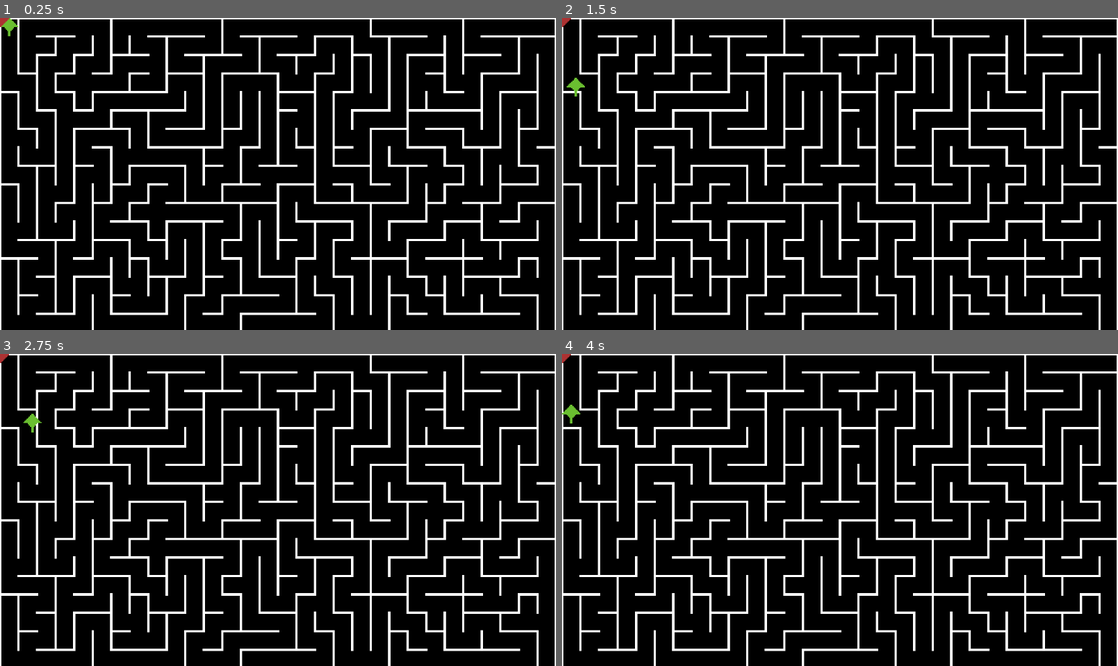
Above: before the commit, frames 1-4 (two rows, left to right).
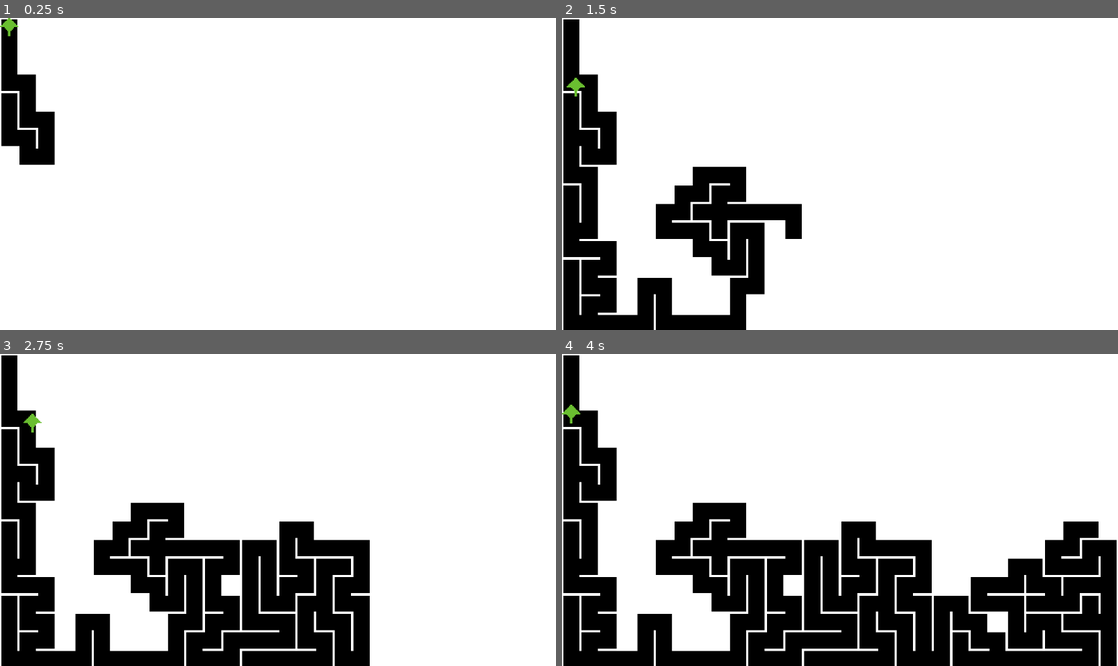
Above: after the commit, the same moments.

Repository: vividskiess/COS30031
Game: Godot game, scene res://scenes/level.tscn
The game is run twice, just before and just after one commit, with the same random seed, the same clock (stepped at 60 frames per second) and the same inputs.
Inputs:
- Up to frame 1 (0.25 s): no input
- Up to frame 2 (1.5 s): hold D (move_right) 0.53-1.28 s; hold S (move_down) from 1.28 s (still down)
- Up to frame 3 (2.75 s): release S (move_down) at 2.03 s; hold D (move_right) from 2.03 s (still down)
- Up to frame 4 (4 s): release D (move_right) at 2.78 s; hold W (move_up) 2.78-3.53 s; hold A (move_left) from 3.53 s (still down)

The runs differ from the first frame. In frame 1, 87% of the frame differs, in the area x 0-100%, y 0-100%; in frame 2, 75%; in frame 3, 64%; in frame 4, 54%.

Commit message:
Add instancing for key and exit

Diff:
--- a/scenes/exit.tscn
+++ b/scenes/exit.tscn
@@ -8,7 +8,9 @@
 [node name="Exit" type="Area2D" unique_id=1968971953]
 
 [node name="Sprite2D" type="Sprite2D" parent="." unique_id=520393204]
+position = Vector2(8, 8)
 texture = ExtResource("1_l0aq0")
 
 [node name="CollisionShape2D" type="CollisionShape2D" parent="." unique_id=1736996557]
+position = Vector2(8, 8)
 shape = SubResource("RectangleShape2D_gjin0")
--- a/scenes/key.tscn
+++ b/scenes/key.tscn
@@ -8,8 +8,9 @@
 [node name="Key" type="Area2D" unique_id=203972376]
 
 [node name="Sprite2D" type="Sprite2D" parent="." unique_id=1808216121]
+position = Vector2(8, 8)
 texture = ExtResource("1_yk2u2")
 
 [node name="CollisionShape2D" type="CollisionShape2D" parent="." unique_id=2043386077]
-position = Vector2(0, -0.5)
+position = Vector2(8, 8)
 shape = SubResource("RectangleShape2D_bntgb")
--- a/scenes/level.tscn
+++ b/scenes/level.tscn
@@ -19,8 +19,6 @@
 [ext_resource type="Texture2D" uid="uid://puef7bp6rr4y" path="res://assets/minigame/maze_08.png" id="17_gur6y"]
 [ext_resource type="PackedScene" uid="uid://dixuoy8uubxwi" path="res://scenes/player.tscn" id="18_82cfe"]
 [ext_resource type="Texture2D" uid="uid://c64if1kbdqm16" path="res://assets/minigame/maze_09.png" id="18_v3why"]
-[ext_resource type="PackedScene" uid="uid://dieo08muy21hl" path="res://scenes/key.tscn" id="20_h6wmr"]
-[ext_resource type="PackedScene" uid="uid://ch7pkrix0chsq" path="res://scenes/exit.tscn" id="21_pqd0y"]
 
 [sub_resource type="TileSetAtlasSource" id="TileSetAtlasSource_gunhw"]
 texture = ExtResource("2_gunhw")
@@ -154,7 +152,3 @@
 
 [node name="Player" parent="." unique_id=206688917 instance=ExtResource("18_82cfe")]
 position = Vector2(8, 8)
-
-[node name="Key" parent="." unique_id=203972376 instance=ExtResource("20_h6wmr")]
-
-[node name="Exit" parent="." unique_id=1968971953 instance=ExtResource("21_pqd0y")]
--- a/scripts/level.gd
+++ b/scripts/level.gd
@@ -1,4 +1,7 @@
 extends Node2D
+
+var key_node = preload("res://scenes/key.tscn")
+var exit_node = preload("res://scenes/exit.tscn")
 
 # The level script will procedurally generate a maze for the level scene each time it is called.
 # The maze is generated through the Recursive Backtrack algorithm.
@@ -41,7 +44,8 @@
 		maze_seed = randi()
 	seed(maze_seed)
 	print("Seed: ", maze_seed)
-	tile_size = Map.tile_set.tile_size
+	# tile_size = Map.tile_set.tile_size
+
 	make_maze()
 
 func check_neighbours(cell, unvisited):
@@ -78,8 +82,14 @@
 			current = next # Next tile is now the current tile.
 			unvisited.erase(current) # Erases the current tile from unvisited, as it will now be visited through a new iteration of this while loop.
 			counter += 1
-			if (counter == key_spawn or counter == exit_spawn):
-				pass
+			if (counter == key_spawn):
+				var key = key_node.instantiate()
+				key.position = current * tile_size
+				add_child(key)
+			if (counter == exit_spawn):
+				var exit = exit_node.instantiate()
+				exit.position = current * tile_size
+				add_child(exit)
 		elif stack: # Checks if stack is currently not empty - this is only if there are no neighbours to be scanned - this is where we backtrack recursively.
 			current = stack.pop_back()
-		# await get_tree().create_timer(0.005).timeout # Shows maze creation in real time.
+		await get_tree().create_timer(0.005).timeout # Shows maze creation in real time.
